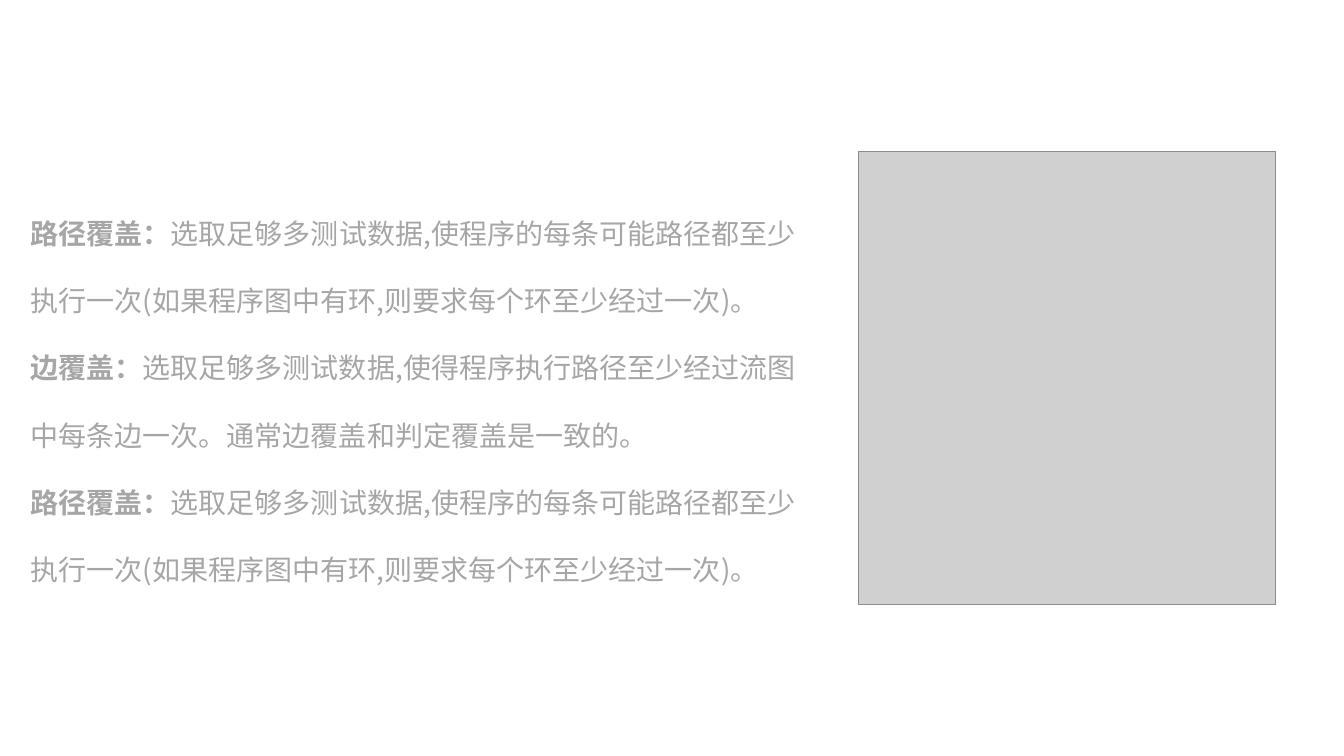
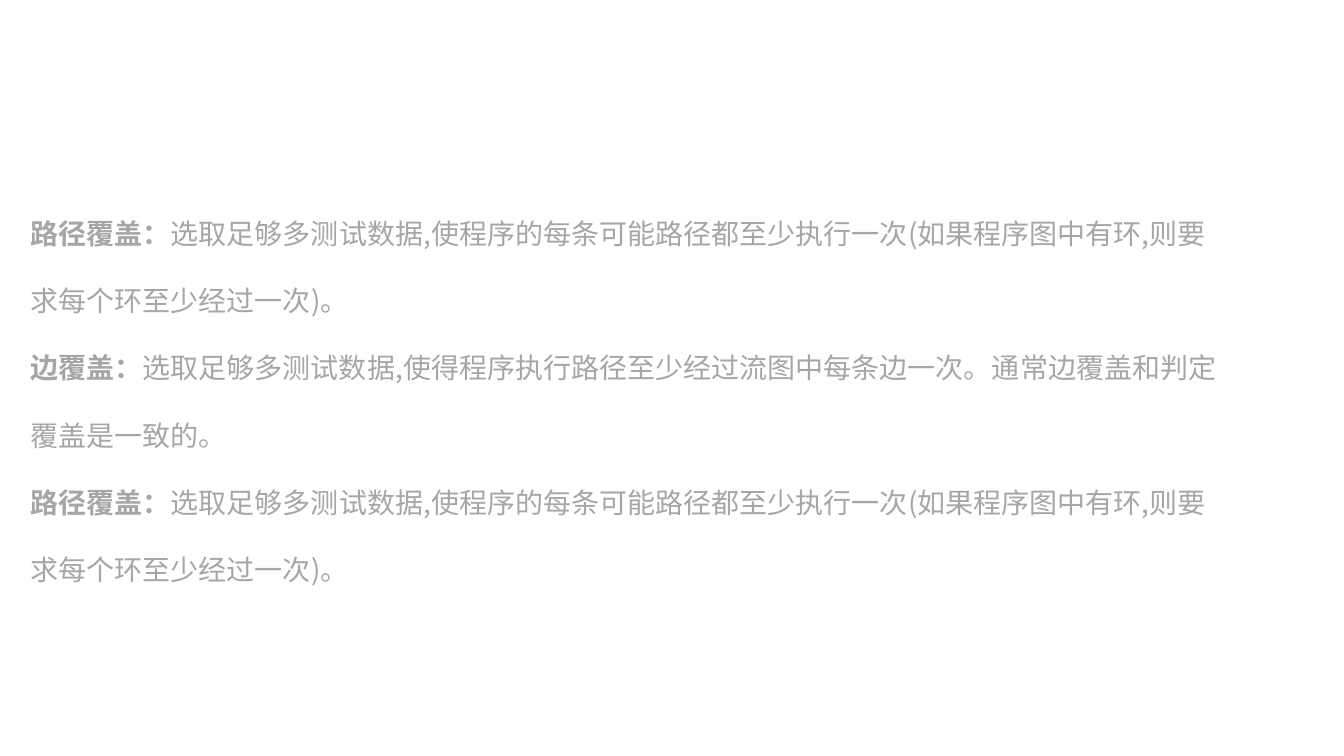
Before and after one commit to lenovo-wu/G11ZUCC, a slide deck: slide 31 of 翻转课堂G11.pptx. Drawn at 1344x756 pixels with LibreOffice and Linux fonts; fonts in the diff are those of the drawing; grey boxes stand for pictures. Boxes give left, top, right and bottom in pixels: in the first picture for what was removed or moved away, otherwise in the second. Text is boxed around its words. In the diff, an @@ line names an element or a change of style, - is before the commit and + after.

```diff
--- a/翻转课堂G11.pptx
+++ b/翻转课堂G11.pptx
@@ text "路径覆盖：选取足够多测试数据,使程序的每条可能路径都至少执行一次(如果程序图中有环,则要求每个环至少经过一次)。" rewrapped from (30, 220, 795, 585) to (30, 220, 1216, 585) @@
@@ picture removed at (859, 151, 1275, 604) @@
```
Also in this commit, not shown: 5 other slides changed, 2 slides added.
